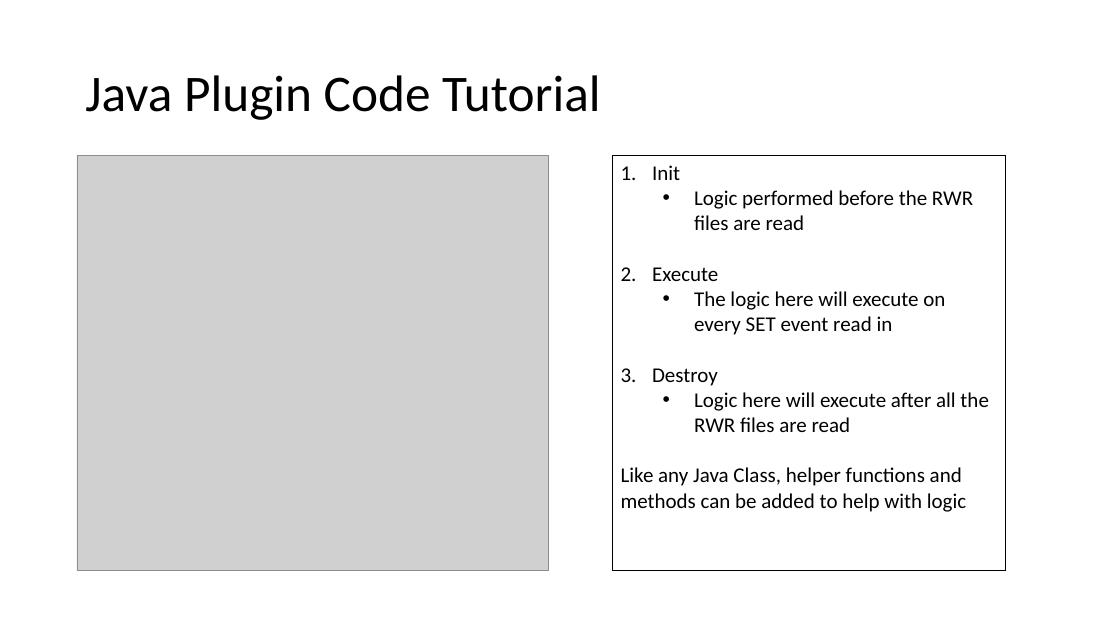
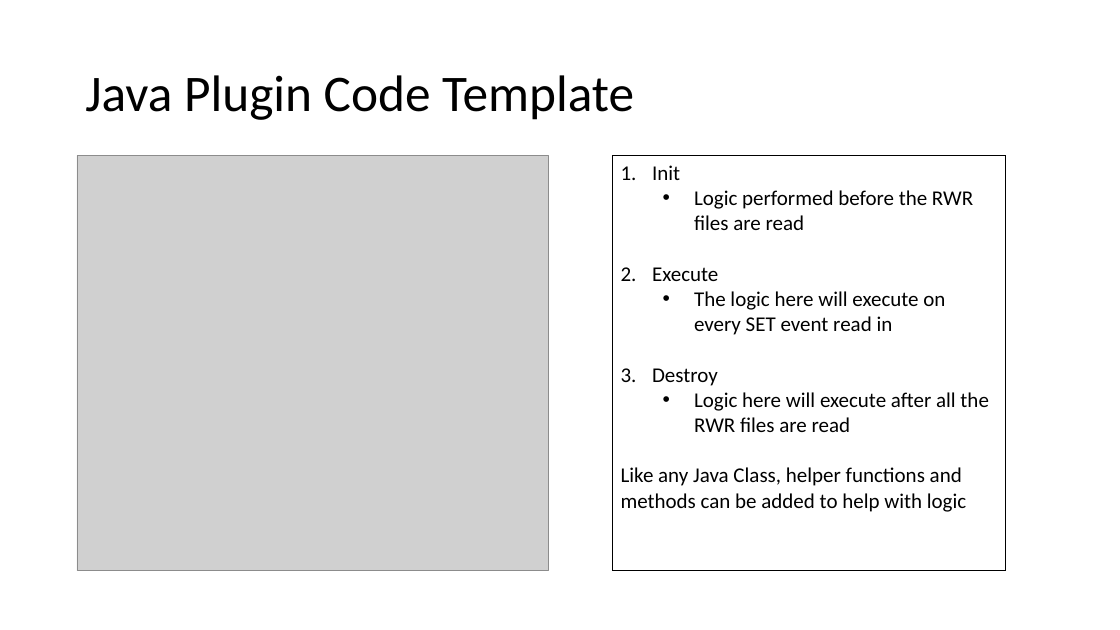
Before and after one commit to janlang1/Western-Digital, a slide deck: slide 13 of xPlorer Plugin Demo.pptx (slide 4 before the commit). Drawn at 1120x630 pixels with LibreOffice and Linux fonts; fonts in the diff are those of the drawing; grey boxes stand for pictures. Boxes give left, top, right and bottom in pixels: in the first picture for what was removed or moved away, otherwise in the second. Text is boxed around its words. In the diff, an @@ line names an element or a change of style, - is before the commit and + after.

```diff
--- a/xPlorer Plugin Demo.pptx
+++ b/xPlorer Plugin Demo.pptx
@@ title at bbox=[85, 75, 634, 120]: text changed @@
-Java Plugin Code Tutorial
+Java Plugin Code Template
```
Also in this commit, not shown: 2 other slides changed, 13 slides added, 4 slides removed, 8 other files.
